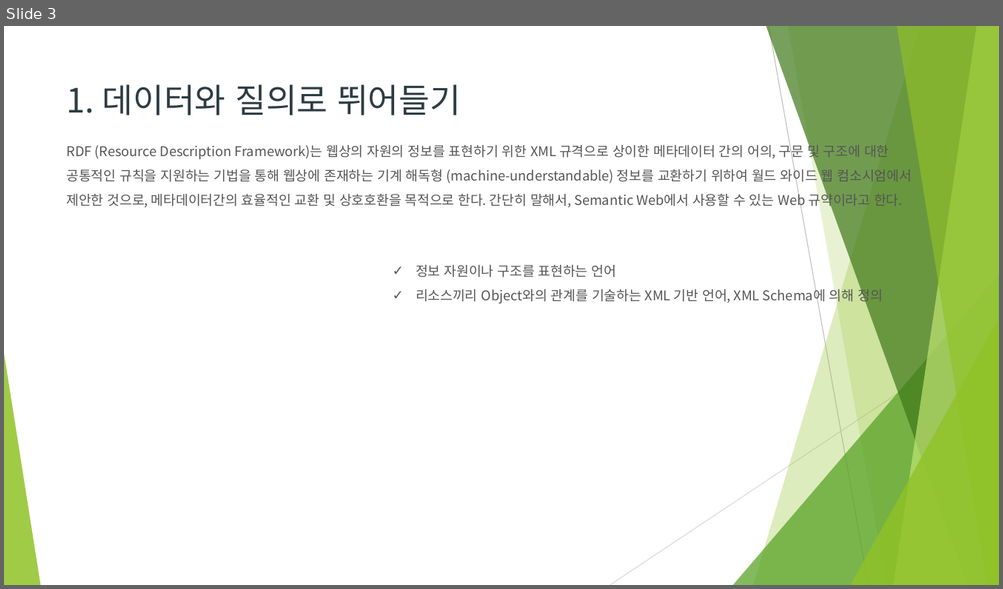
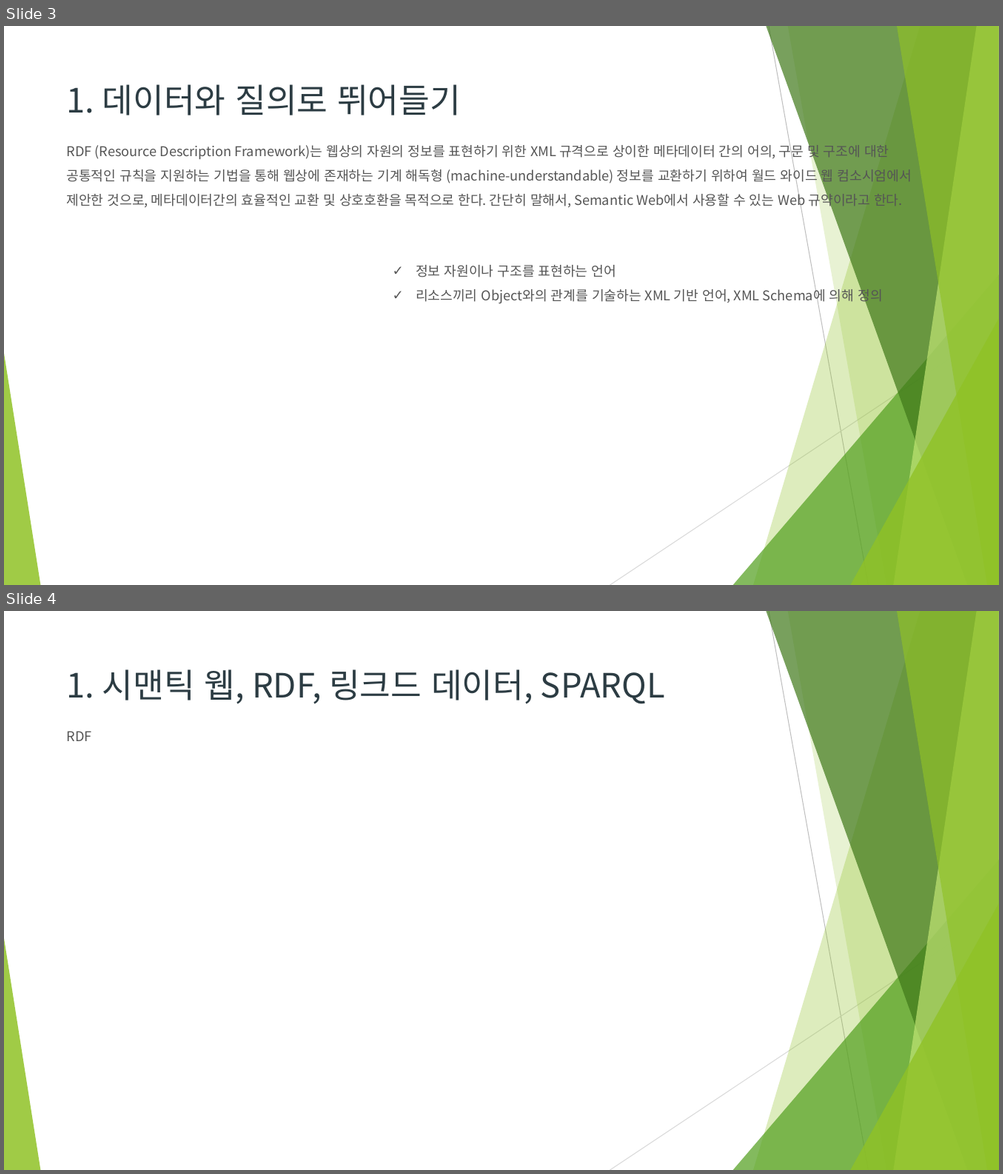
Before and after one commit to Heechul90/SPARQL, a slide deck: study/SPARQL.pptx. Shown one above the other, each under a label of ours: slide 3 before the commit, slides 3 and 4 after it. The pictures are 1003x589 and 1003x1174 pixels, drawn with LibreOffice and Linux fonts; fonts in the diff are those of the drawing; background and template pictures are left out. Boxes give left, top, right and bottom in pixels: in the first picture for what was removed or moved away, otherwise in the second. Text is boxed around its words. In the diff, an @@ line names an element or a change of style, - is before the commit and + after.

Commit message:
sparql

```diff
--- a/study/SPARQL.pptx
+++ b/study/SPARQL.pptx
@@ slide 4 added at <box>4,611,999,1170</box>, background #FFFFFF; not listed: 10 template elements that a slide beside it also shows @@
@@ title added at <box>67,669,665,704</box>, 32.4 pt, text #2C3C43 @@
+1. 시맨틱 웹, RDF, 링크드 데이터, SPARQL
@@ text added at <box>67,731,92,741</box>, 13 pt, text #555555 @@
+RDF
```
